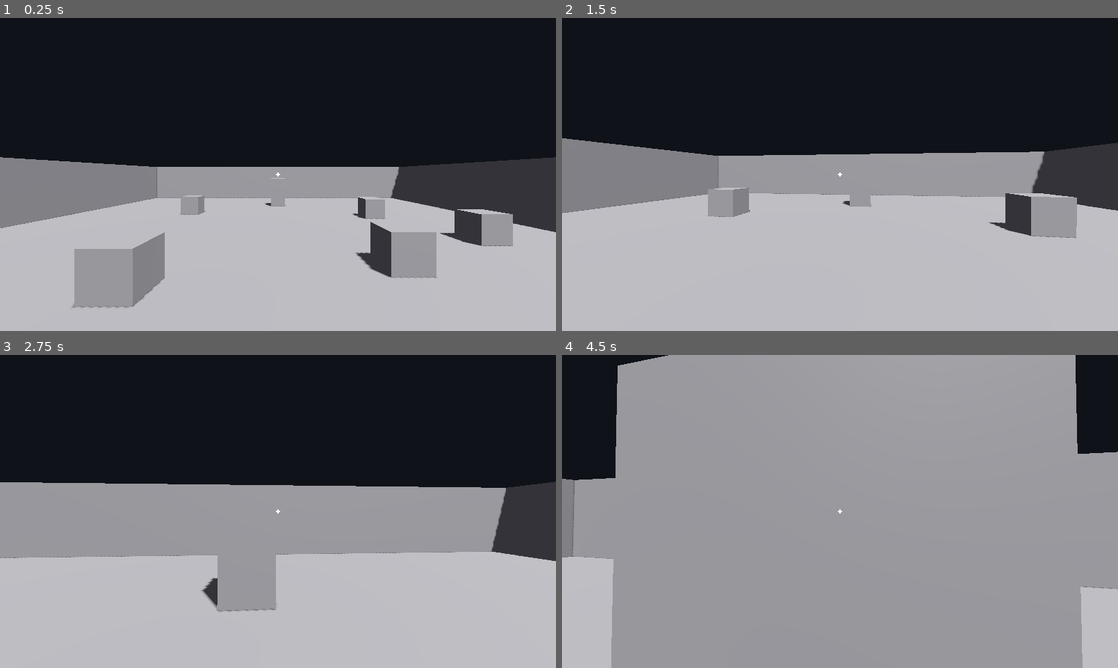
Above: before the commit, frames 1-4 (two rows, left to right).
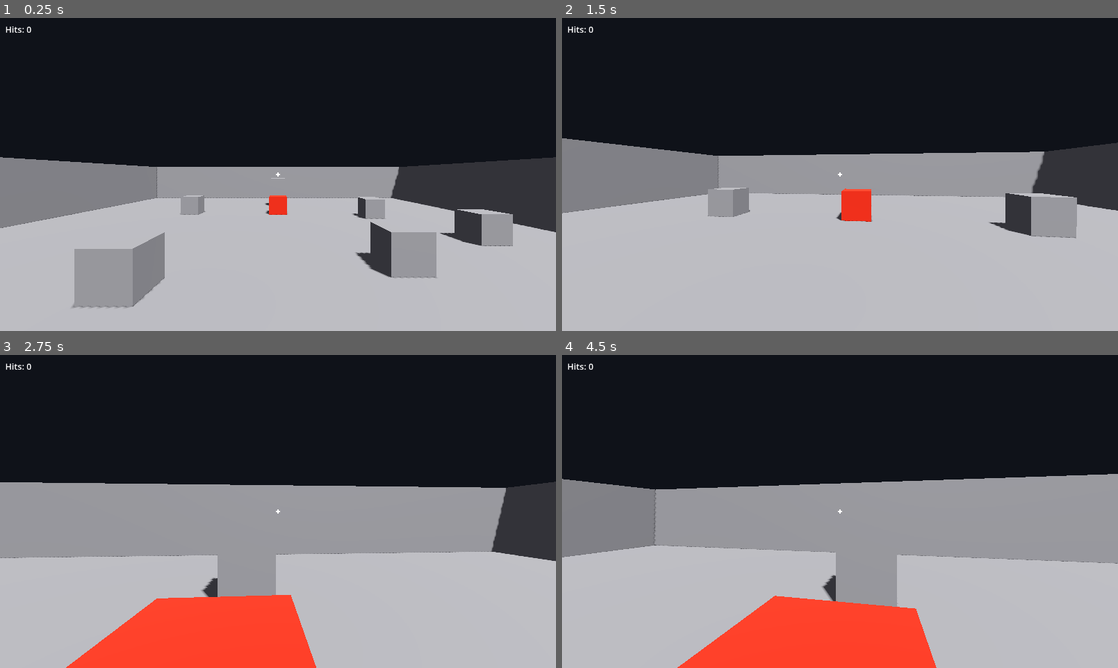
Above: after the commit, the same moments.

Repository: abdulakimabdimanapov-rgb/JUPI
Game: Godot game, scene res://scenes/main_3d.tscn
The game is run twice, just before and just after one commit, with the same random seed, the same clock (stepped at 60 frames per second) and the same inputs.
Inputs (mouse positions are in pixels of both pictures, inside the frame that each line leads up to):
- Up to frame 1 (0.25 s): no input
- Up to frame 2 (1.5 s): move the mouse to (867, 174) at 0.52 s; hold W (move_forward) from 0.53 s (still down); click (867, 174) at 0.67 s; move the mouse to (812, 174) at 1.27 s; click (812, 174) at 1.42 s
- Up to frame 3 (2.75 s): keep holding W (move_forward); move the mouse to (289, 505) at 2.02 s; click (289, 505) at 2.17 s
- Up to frame 4 (4.5 s): keep holding W (move_forward); move the mouse to (834, 517) at 2.77 s; click (834, 517) at 2.92 s; move the mouse to (878, 514) at 3.52 s; click (878, 514) at 3.67 s; tap Enter at 4.25 s; move the mouse to (795, 508) at 4.27 s; click (795, 508) at 4.42 s

The runs differ from the first frame. In frame 1, 0.3% of the frame differs, in the area x 1-52%, y 2-63%; in frame 2, 0.6%; in frame 3, 7.9%; in frame 4, 64%, in the area x 0-100%, y 0-100%.

Commit message:
Add basic aim mechanic: shootable target cube with hit counter
Clicking with the mouse captured casts a ray from the exact center of
the head camera; hitting the red target cube increments the HUD counter
and teleports the target to another spot in the room. Floor and wall
clicks do nothing, and a released-mouse click only recaptures without
firing. WASD movement and mouse look are unchanged.

🤖 Generated with Codebuff
Co-Authored-By: Codebuff <noreply@codebuff.com>

Diff:
--- a/scenes/main_3d.tscn
+++ b/scenes/main_3d.tscn
@@ -34,6 +34,9 @@
 [sub_resource type="BoxShape3D" id="BoxShape3D_block"]
 size = Vector3(1, 1, 1)
 
+[sub_resource type="StandardMaterial3D" id="Material_target"]
+albedo_color = Color(0.85, 0.18, 0.1, 1)
+
 [node name="Main" type="Node3D"]
 script = ExtResource("1_main")
 
@@ -150,6 +153,16 @@
 mesh = SubResource("BoxMesh_block")
 
 [node name="Collision" type="CollisionShape3D" parent="Block7"]
+shape = SubResource("BoxShape3D_block")
+
+[node name="Target" type="StaticBody3D" parent="."]
+position = Vector3(0, 0.5, -4)
+
+[node name="Mesh" type="MeshInstance3D" parent="Target"]
+mesh = SubResource("BoxMesh_block")
+material_override = SubResource("Material_target")
+
+[node name="Collision" type="CollisionShape3D" parent="Target"]
 shape = SubResource("BoxShape3D_block")
 
 [node name="Player" parent="." instance=ExtResource("2_player")]
@@ -188,3 +201,12 @@
 offset_bottom = 5.0
 mouse_filter = 2
 color = Color(1, 1, 1, 1)
+
+[node name="HitsLabel" type="Label" parent="CrosshairUI"]
+offset_left = 12.0
+offset_top = 12.0
+offset_right = 120.0
+offset_bottom = 36.0
+theme_override_font_sizes/font_size = 20
+theme_override_colors/font_color = Color(1, 1, 1, 1)
+text = "Hits: 0"
--- a/scripts/main_3d.gd
+++ b/scripts/main_3d.gd
@@ -1,6 +1,60 @@
 extends Node3D
 ## Main scene for the JUPI minimal 3D prototype.
 ##
-## All world geometry lives in main_3d.tscn; all player behaviour lives
-## in player_3d.gd. This script intentionally contains no game logic yet —
-## it exists as a stable anchor for future systems.
+## Owns the aim mechanic: when the player fires (player_3d.gd emits
+## aim_requested on LMB while the mouse is captured), a ray is cast from
+## the exact center of the head camera. If it hits the target cube the hit
+## is counted and the target moves to another spot in the room.
+##
+## Everything else (movement, mouse look, world geometry) lives in the
+## scenes / player_3d.gd and is intentionally untouched here.
+
+## Floor positions the target can jump to after a hit.
+const TARGET_CANDIDATES := [
+	Vector3(-6, 0.5, -7),
+	Vector3(6, 0.5, -7),
+	Vector3(-9, 0.5, 1),
+	Vector3(9, 0.5, 1),
+	Vector3(-6, 0.5, 7),
+	Vector3(6, 0.5, 7),
+	Vector3(-3, 0.5, 0),
+	Vector3(4, 0.5, 0),
+]
+
+const RAY_LENGTH := 100.0
+
+var _hits := 0
+
+@onready var _target: StaticBody3D = $Target
+@onready var _player: CharacterBody3D = $Player
+@onready var _head: Camera3D = $Player/Head
+@onready var _hits_label: Label = $CrosshairUI/HitsLabel
+
+
+func _ready() -> void:
+	_player.aim_requested.connect(_on_aim_requested)
+
+
+func _on_aim_requested() -> void:
+	# Ray starts at the camera and goes straight through the crosshair center.
+	var origin: Vector3 = _head.global_position
+	var end: Vector3 = origin - _head.global_transform.basis.z * RAY_LENGTH
+	var query := PhysicsRayQueryParameters3D.create(origin, end)
+	query.exclude = [_player.get_rid()]  # don't hit our own body
+	var result := get_world_3d().direct_space_state.intersect_ray(query)
+
+	if result.is_empty():
+		return
+	if result.collider != _target:
+		return  # clicked on the floor / a wall / a block: no hit
+
+	_hits += 1
+	_hits_label.text = "Hits: %d" % _hits
+	_move_target()
+
+
+func _move_target() -> void:
+	var free := TARGET_CANDIDATES.filter(
+		func(pos: Vector3) -> bool: return pos != _target.position
+	)
+	_target.position = free[randi() % free.size()]
--- a/scripts/player_3d.gd
+++ b/scripts/player_3d.gd
@@ -15,6 +15,10 @@
 const MOUSE_SENSITIVITY := 0.0022
 const PITCH_LIMIT_DEG := 89.0
 const GRAVITY := 9.8
+
+## Emitted when the player fires (LMB while the mouse is captured).
+## The main scene listens and decides what the shot does.
+signal aim_requested
 
 @onready var _head: Camera3D = $Head
 
@@ -42,8 +46,13 @@
 		else:
 			Input.mouse_mode = Input.MOUSE_MODE_CAPTURED
 	elif event is InputEventMouseButton and event.pressed:
-		if Input.mouse_mode != Input.MOUSE_MODE_CAPTURED:
-			Input.mouse_mode = Input.MOUSE_MODE_CAPTURED
+		if event.button_index == MOUSE_BUTTON_LEFT:
+			if Input.mouse_mode == Input.MOUSE_MODE_CAPTURED:
+				# Playing: fire an aim request. Aim logic lives in main_3d.gd.
+				aim_requested.emit()
+			else:
+				# Mouse was released (Escape): a click recaptures it, no shot.
+				Input.mouse_mode = Input.MOUSE_MODE_CAPTURED
 
 
 func _physics_process(delta: float) -> void:
Not shown: 1 places in scenes/main_3d.tscn that only renumber resources
